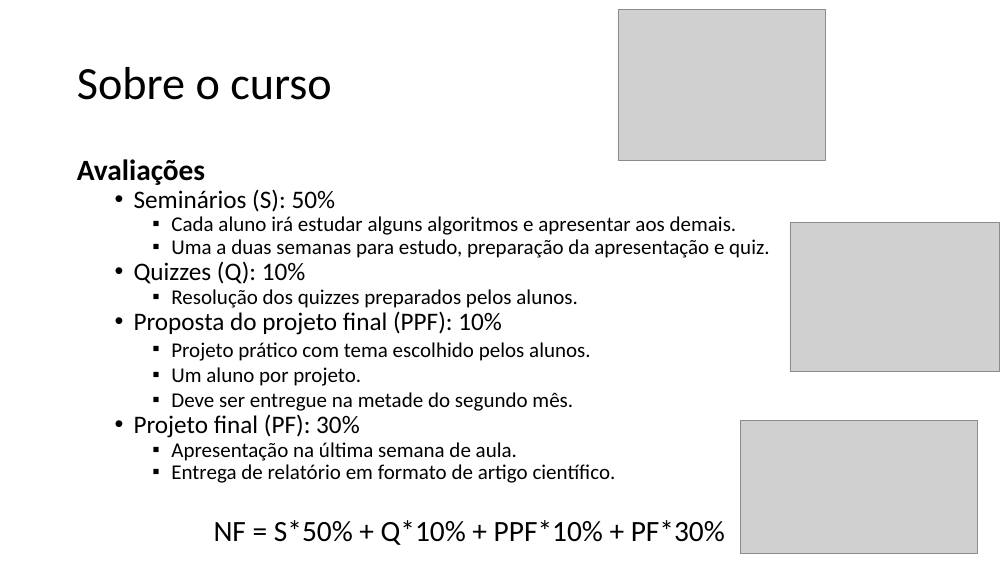
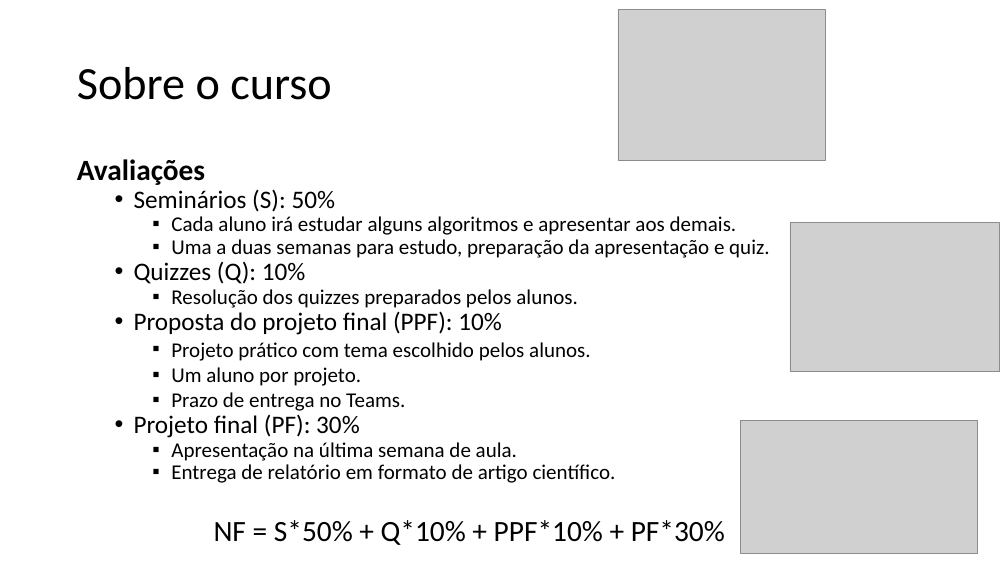
Before and after one commit to zz4fap/tp558-adv-ml, a slide deck: slide 6 of slides/TP558_1_Introdução_ao_curso.pptx. Drawn at 1008x567 pixels with LibreOffice and Linux fonts; fonts in the diff are those of the drawing; grey boxes stand for pictures. Boxes give left, top, right and bottom in pixels: in the first picture for what was removed or moved away, otherwise in the second. Text is boxed around its words. In the diff, an @@ line names an element or a change of style, - is before the commit and + after.

```diff
--- a/slides/TP558_1_Introdução_ao_curso.pptx
+++ b/slides/TP558_1_Introdução_ao_curso.pptx
@@ text at box(171, 392, 405, 411): text changed @@
-    ▪ Deve ser entregue na metade do segundo mês.
+    ▪ Prazo de entrega no Teams.
```
Also in this commit, not shown: 2 other slides changed, 3 other files.
